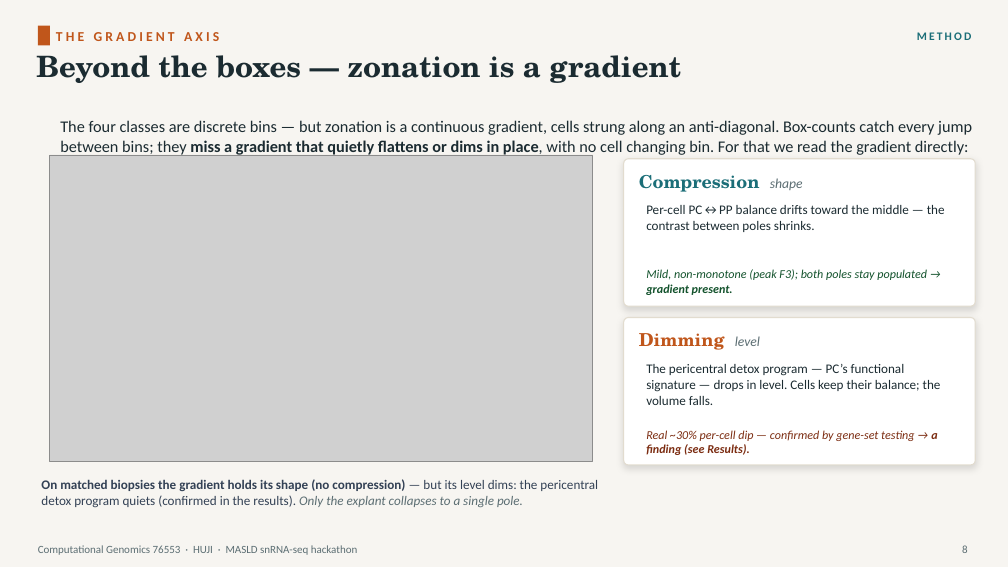
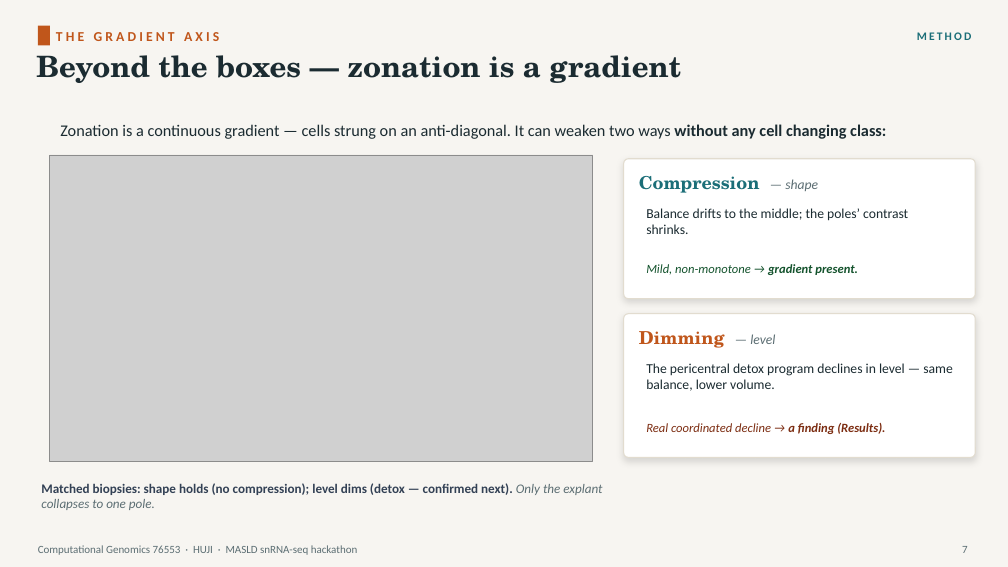
Before and after one commit to roeetekoah/liver-zonation, a slide deck: slide 9 of presentation/MASLD_zonation.pptx (slide 8 before the commit). Drawn at 1008x567 pixels with LibreOffice and Linux fonts; fonts in the diff are those of the drawing; grey boxes stand for pictures. Boxes give left, top, right and bottom in pixels: in the first picture for what was removed or moved away, otherwise in the second. Text is boxed around its words. In the diff, an @@ line names an element or a change of style, - is before the commit and + after.

```diff
--- a/presentation/MASLD_zonation.pptx
+++ b/presentation/MASLD_zonation.pptx
@@ text at (x1=60, y1=124, x2=886, y2=139): text changed @@
-The four classes are discrete bins — but zonation is a continuous gradient, cells strung along an anti-diagonal. Box-counts catch every jump between bins; they miss a gradient that quietly flattens or dims in place, with no cell changing bin. For that we read the gradient directly:
+Zonation is a continuous gradient — cells strung on an anti-diagonal. It can weaken two ways without any cell changing class:
@@ rounded rectangle resized from (x1=624, y1=159, x2=975, y2=306) to (x1=624, y1=159, x2=975, y2=299) @@
@@ rounded rectangle at (x1=624, y1=159, x2=975, y2=299): proportions changed @@
@@ text at (x1=639, y1=176, x2=818, y2=193): text changed @@
-Compression shape
+Compression — shape
@@ text at (x1=646, y1=208, x2=908, y2=234): text changed; size 12.5 to 13 pt @@
-Per-cell PC↔PP balance drifts toward the middle — the contrast between poles shrinks.
+Balance drifts to the middle; the poles’ contrast shrinks.
@@ text at (x1=646, y1=264, x2=858, y2=275): text changed; size 11.5 to 12 pt @@
-Mild, non-monotone (peak F3); both poles stay populated → gradient present.
+Mild, non-monotone → gradient present.
@@ rounded rectangle at (x1=624, y1=314, x2=975, y2=457): proportions changed @@
@@ rounded rectangle resized from (x1=624, y1=318, x2=975, y2=465) to (x1=624, y1=314, x2=975, y2=457) @@
@@ text at (x1=639, y1=331, x2=775, y2=348): text changed @@
-Dimming level
+Dimming — level
@@ text at (x1=646, y1=363, x2=953, y2=391): text changed; size 12.5 to 13 pt @@
-The pericentral detox program — PC’s functional signature — drops in level. Cells keep their balance; the volume falls.
+The pericentral detox program declines in level — same balance, lower volume.
@@ text at (x1=646, y1=423, x2=885, y2=434): text changed; size 11.5 to 12 pt @@
-Real ~30% per-cell dip — confirmed by gene-set testing → a finding (see Results).
+Real coordinated decline → a finding (Results).
@@ text at (x1=41, y1=483, x2=602, y2=510): text changed; bold on @@
-On matched biopsies the gradient holds its shape (no compression) — but its level dims: the pericentral detox program quiets (confirmed in the results). Only the explant collapses to a single pole.
+Matched biopsies: shape holds (no compression); level dims (detox — confirmed next). Only the explant collapses to one pole.
@@ text at (x1=962, y1=546, x2=968, y2=553): text changed @@
-8
+7
```
Also in this commit, not shown: 17 other slides changed, 4 slides added, 2 slides removed, 4 other files.
